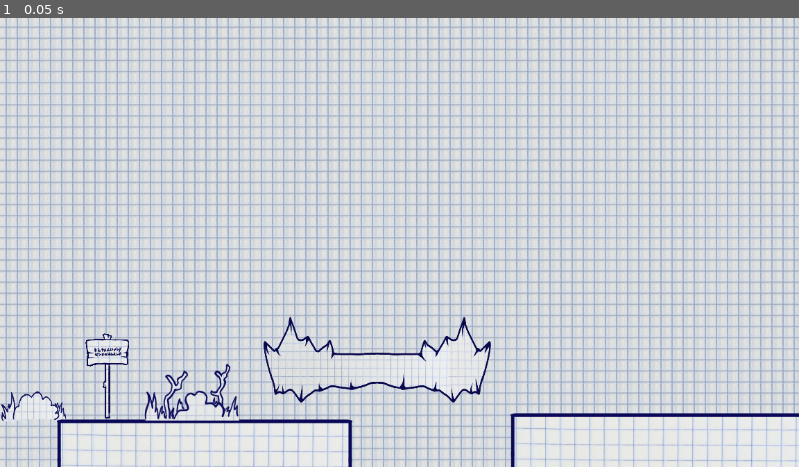
Above: before the commit, frame 1.
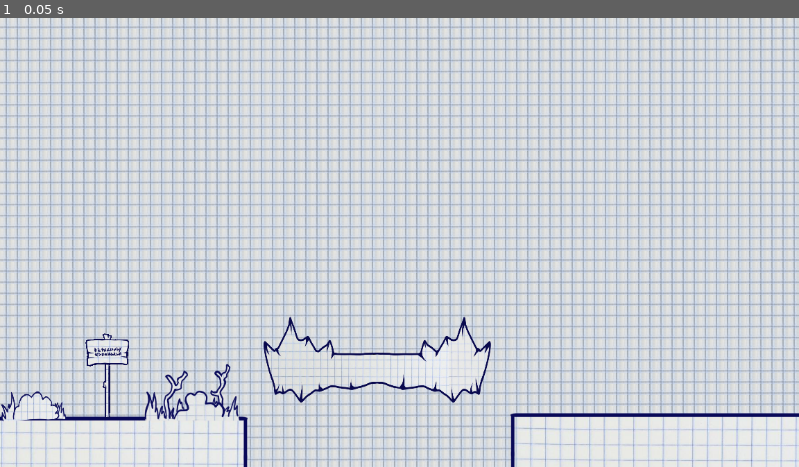
Above: after the commit, the same moment.

Repository: krishthedish17/Scale_game_jam
Game: Godot game, scene res://game/game.tscn
The game is run twice, just before and just after one commit, with the same random seed, the same clock (stepped at 60 frames per second) and the same inputs. The project has no main scene, so this scene is started directly.
Inputs:
- Up to frame 1 (0.05 s): no input

The runs differ from the first frame. In frame 1, 1.8% of the frame differs, in the area x 0-45%, y 88-100%.

Commit message:
Reset test code

Diff:
--- a/game/game.tscn
+++ b/game/game.tscn
@@ -58,7 +58,7 @@
 layer_0/tile_data = PackedInt32Array(0, 65537, 3, 1, 65537, 3, 2, 65537, 3, 3, 65537, 3, 4, 65537, 3, 5, 65537, 3, 6, 6 …(81171 unchanged characters)…
 
 [node name="Level1_ground1" type="Sprite2D" parent="."]
-position = Vector2(295, 652)
+position = Vector2(144, 648)
 scale = Vector2(0.641353, 0.668182)
 texture = ExtResource("1_7bhvw")
 
